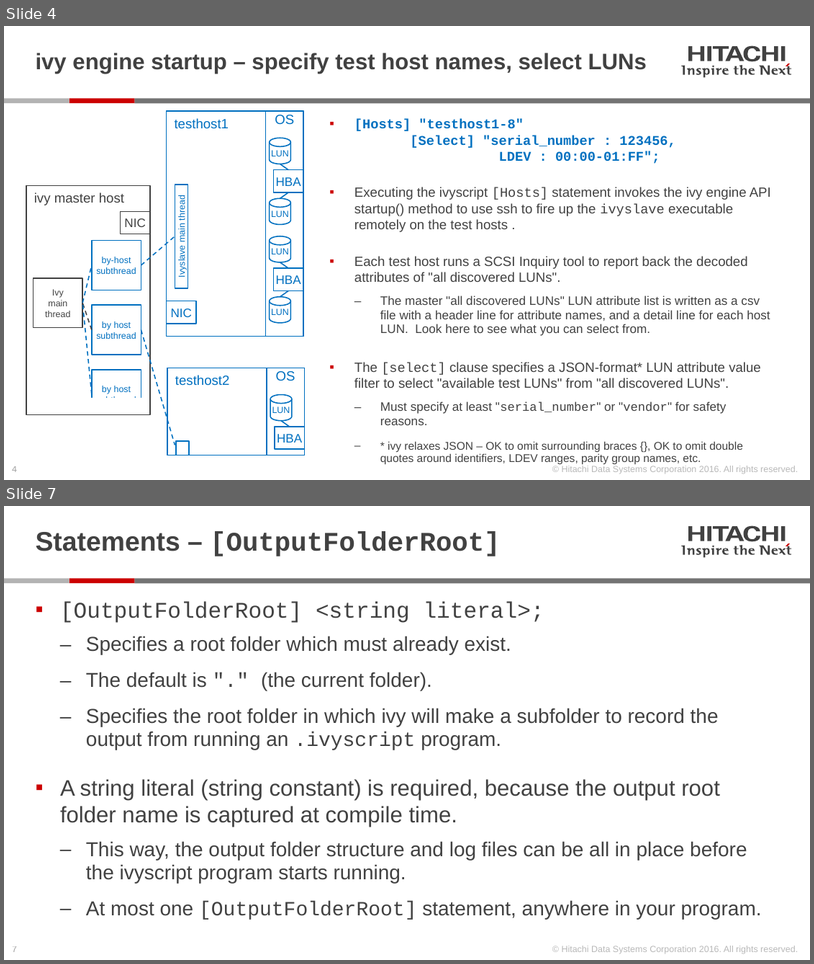
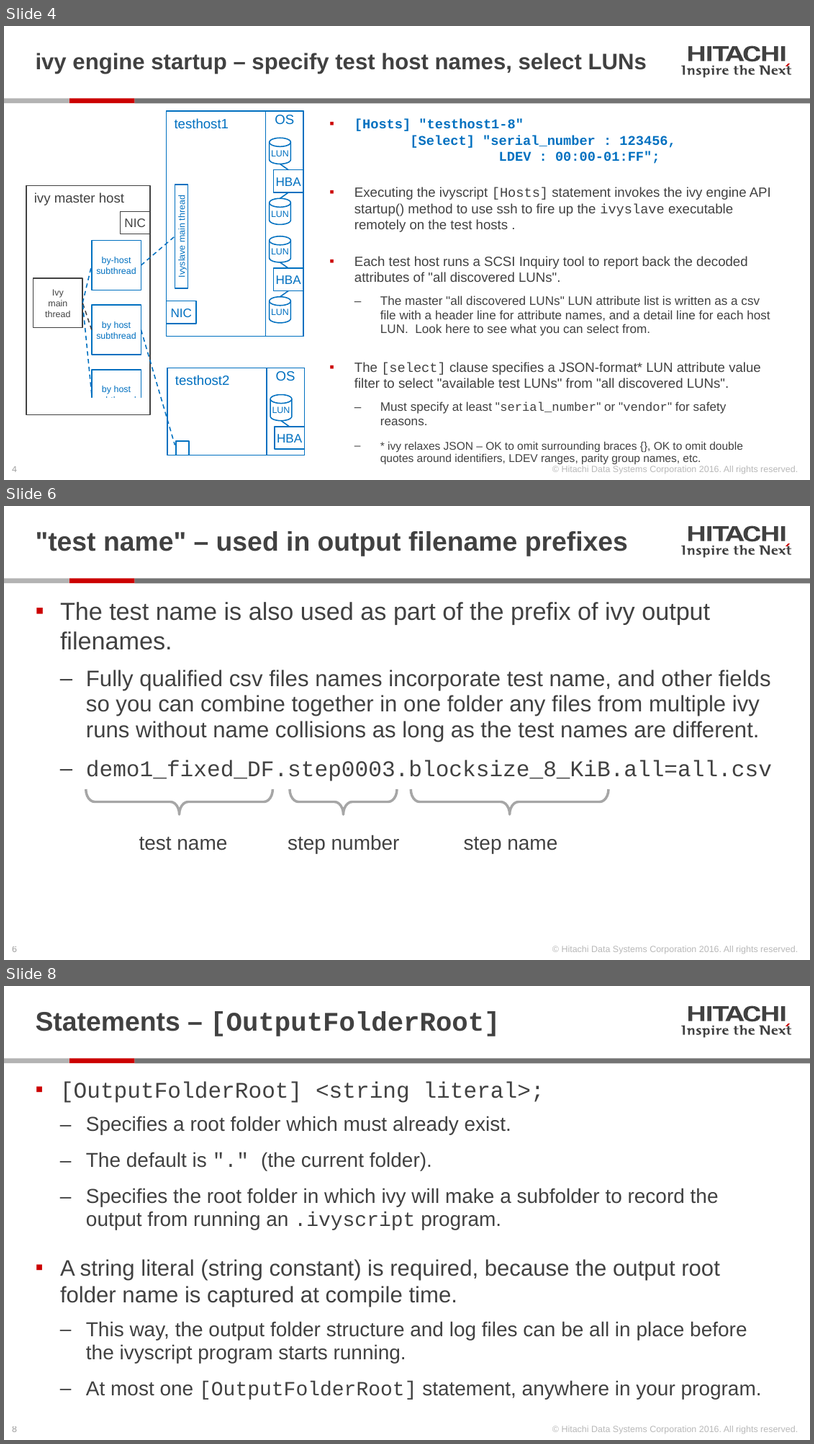
Before and after one commit to Hitachi-Data-Systems/ivy, a slide deck: doc/Programming the ivy engine.pptx. Shown one above the other, each under a label of ours: slides 4 and 7 before the commit, slides 4, 6 and 8 after it; the slides between them are not shown. The pictures are 814x964 and 814x1444 pixels, drawn with LibreOffice and Linux fonts; fonts in the diff are those of the drawing. Boxes give left, top, right and bottom in pixels: in the first picture for what was removed or moved away, otherwise in the second. Text is boxed around its words. In the diff, an @@ line names an element or a change of style, - is before the commit and + after.

Commit message:
hiragana, katakana, kanji support & free use of underscores in parameter names

```diff
--- a/doc/Programming the ivy engine.pptx
+++ b/doc/Programming the ivy engine.pptx
@@ slide 6 added at [4, 506, 810, 960], background #FFFFFF; not listed: 28 template elements that a slide beside it also shows @@
@@ title added at [36, 531, 628, 556], 24 pt, text #414141, bold @@
+"test name" – used in output filename prefixes
@@ text added at [60, 602, 772, 781], 20 pt, text #414141 @@
+▪ The test name is also used as part of the prefix of ivy output filenames.
+  ‒ Fully qualified csv files names incorporate test name, and other fields so you can combine together in one folder any files from multiple ivy runs without name collisions as long as the test names are different.
+  ‒ demo1_fixed_DF.step0003.blocksize_8_KiB.all=all.csv
@@ right brace added at [86, 790, 273, 814], outline #A6A6A6 2.25 pt @@
@@ right brace added at [289, 789, 396, 814], outline #A6A6A6 2.25 pt @@
@@ right brace added at [412, 789, 609, 814], outline #A6A6A6 2.25 pt @@
@@ text added at [139, 836, 227, 850], 18 pt, text #414141 @@
+test name
@@ text added at [288, 834, 400, 854], 18 pt, text #414141 @@
+step number
@@ text added at [464, 836, 558, 854], 18 pt, text #414141 @@
+step name
@@ what was slide 7 is now slide 8 @@
@@ page number at [12, 1426, 17, 1432]: text changed @@
-7
+8
```
Also in this commit, not shown: 7 slides changed, 1 other slide added, 15 other files.
